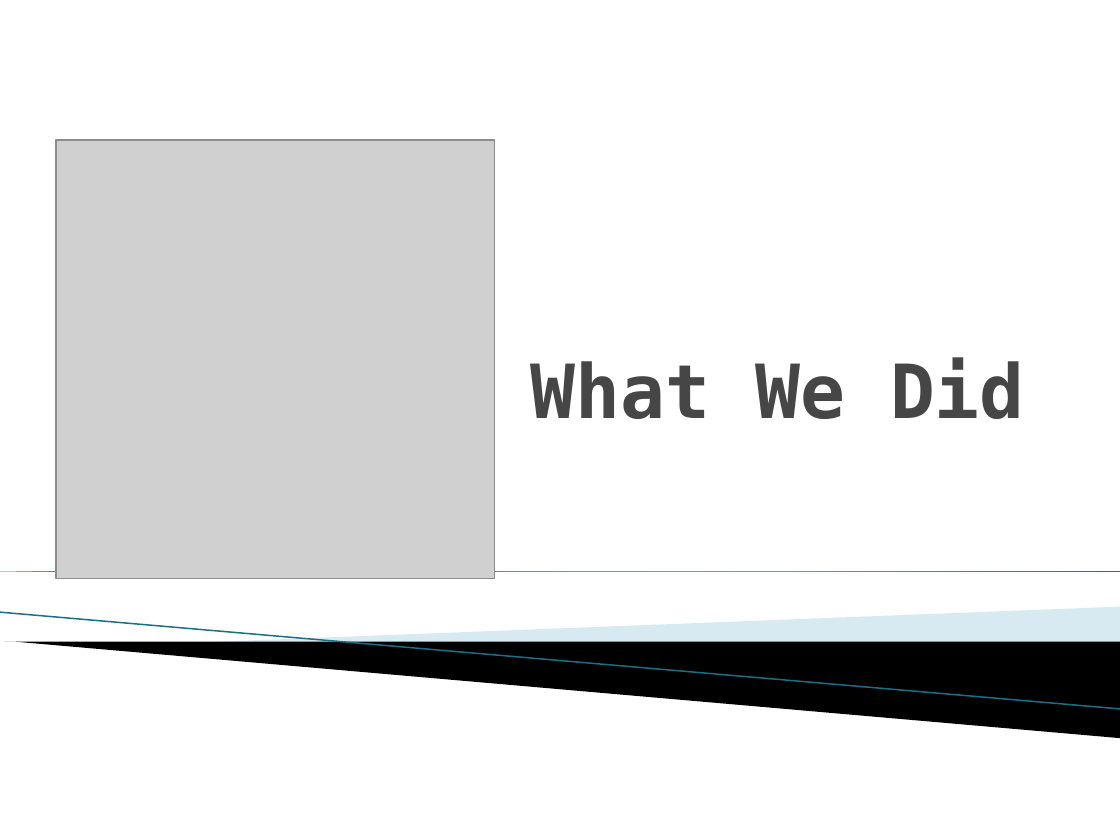
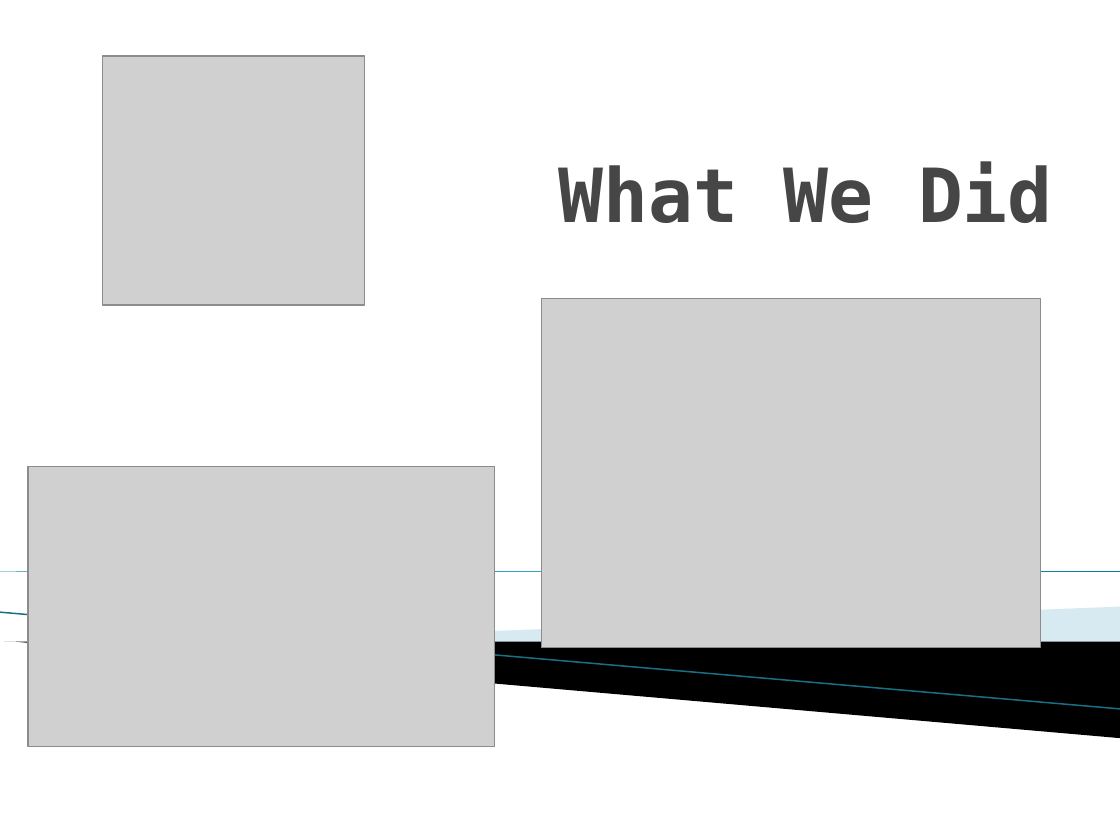
Before and after one commit to niahak/SEPlinko, a slide deck: slide 6 of Presentation.pptx (slide 5 before the commit). Drawn at 1120x840 pixels with LibreOffice and Linux fonts; fonts in the diff are those of the drawing; grey boxes stand for pictures; background and template pictures are left out. Boxes give left, top, right and bottom in pixels: in the first picture for what was removed or moved away, otherwise in the second. Text is boxed around its words. In the diff, an @@ line names an element or a change of style, - is before the commit and + after.

```diff
--- a/Presentation.pptx
+++ b/Presentation.pptx
@@ title "What We Did": place and size @@
-title "What We Did" at (531,357,1025,419)
+title "What We Did" at (559,161,1053,223)
@@ picture added at (103,56,365,305) @@
@@ picture removed at (56,140,495,579) @@
@@ picture added at (541,299,1039,648) @@
@@ picture added at (28,467,495,747) @@
```
Also in this commit, not shown: 1 other slide changed, 4 slides added, 6 slides removed.
